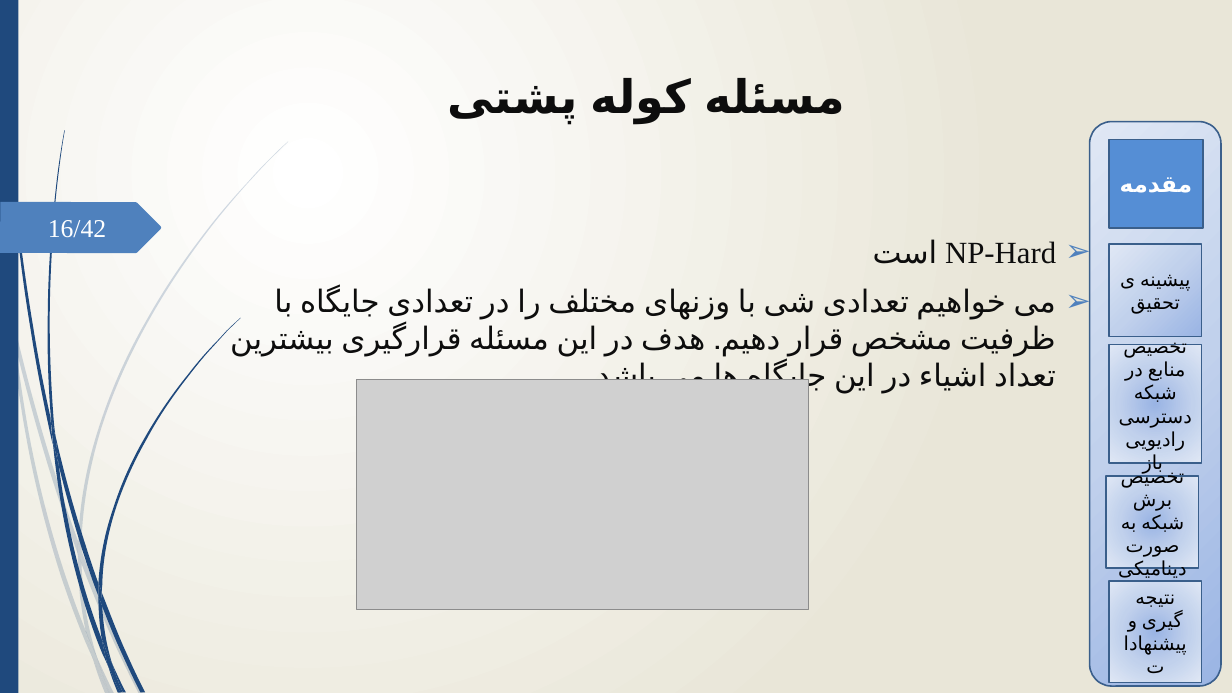
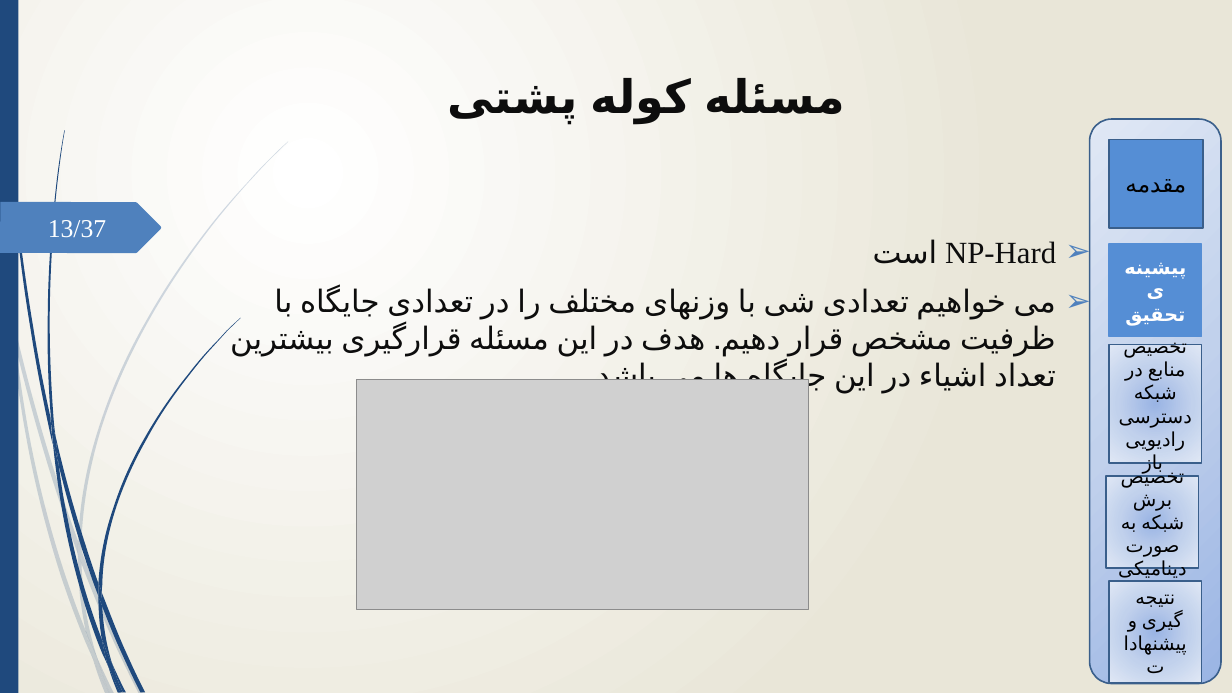
Before and after one commit to mkm1992/phd-project, a slide deck: slide 13 of Latex/tex1/proposal.pptx (slide 16 before the commit). Drawn at 1232x693 pixels with LibreOffice and Linux fonts; fonts in the diff are those of the drawing; grey boxes stand for pictures; background and template pictures are left out. Boxes give left, top, right and bottom in pixels: in the first picture for what was removed or moved away, otherwise in the second. Text is boxed around its words. In the diff, an @@ line names an element or a change of style, - is before the commit and + after.

```diff
--- a/Latex/tex1/proposal.pptx
+++ b/Latex/tex1/proposal.pptx
@@ rectangle "مقدمه" at bbox=[1109, 140, 1202, 227]: text colour #FFFFFF to #000000, bold off @@
@@ page number at bbox=[48, 220, 107, 238]: text changed @@
-16/42
+13/37
@@ rectangle "پیشینه ی تحقیق" at bbox=[1109, 244, 1202, 336]: text colour #000000 to #FFFFFF, bold on; fill gradient #9AB5E4 to #C2D1ED to #E1E8F5 to #558ED5; outline #3A5F8C 1.25 pt to #558ED5 1.25 pt @@
```
Also in this commit, not shown: 11 other slides changed, 5 slides removed, 7 other files.
